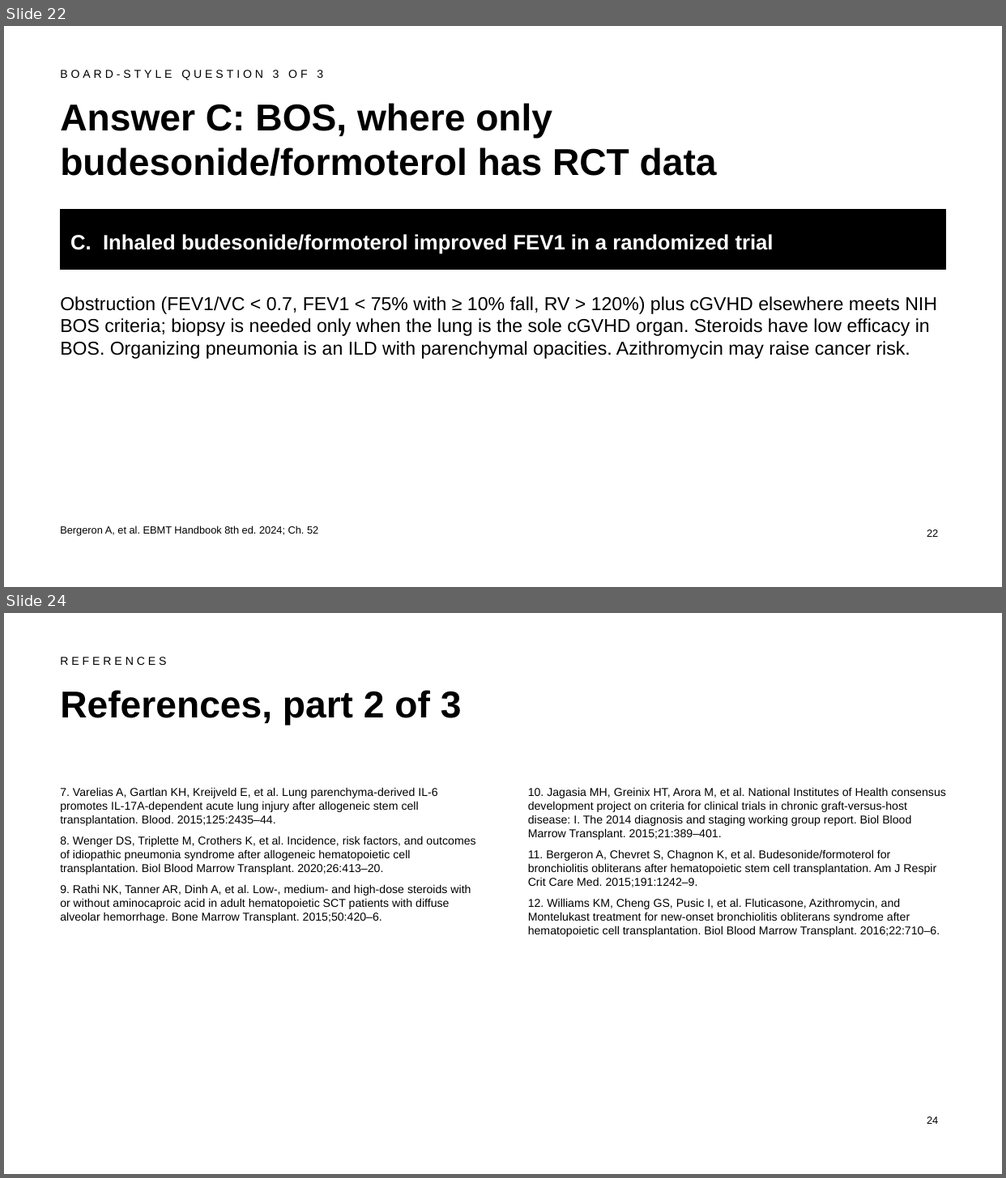
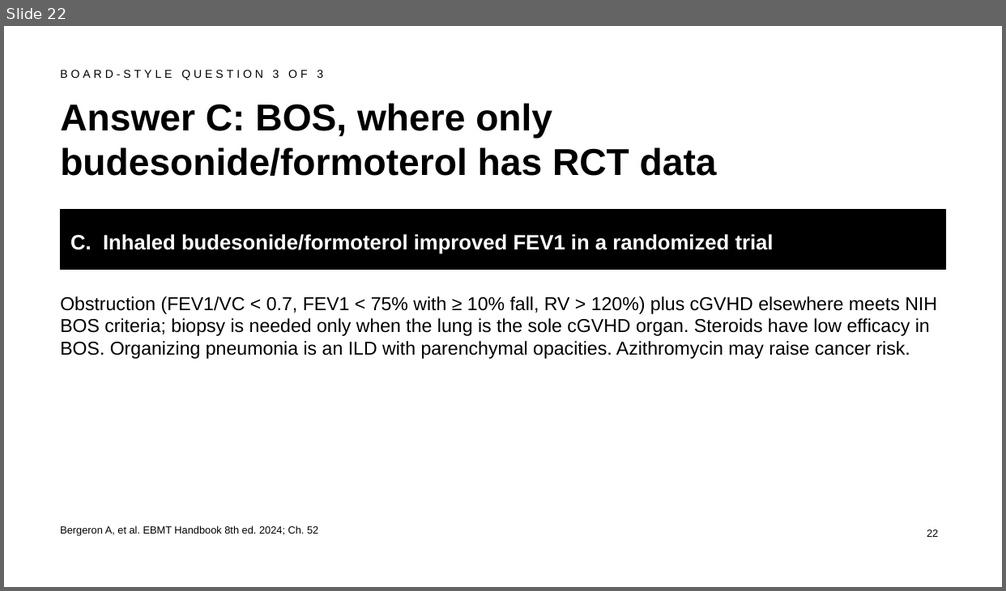
Before and after one commit to htlin222/ebmt-handbook-skill, a slide deck: slides/decks/s15-pulmonary.pptx. Shown one above the other, each under a label of ours: slides 22 and 24 before the commit, slide 22 after it; the slides between them are not shown. The pictures are 1006x1178 and 1006x591 pixels, drawn with LibreOffice and Linux fonts; fonts in the diff are those of the drawing. Boxes give left, top, right and bottom in pixels: in the first picture for what was removed or moved away, otherwise in the second. Text is boxed around its words. In the diff, an @@ line names an element or a change of style, - is before the commit and + after.

```diff
--- a/slides/decks/s15-pulmonary.pptx
+++ b/slides/decks/s15-pulmonary.pptx
@@ slide 24 removed at (4,613,1002,1174), background #FFFFFF @@
@@ text removed at (60,657,166,665) @@
-REFERENCES
@@ title removed at (60,690,462,726) @@
-References, part 2 of 3
@@ text removed at (60,787,475,923) @@
-7. Varelias A, Gartlan KH, Kreijveld E, et al. Lung parenchyma-derived IL-6 promotes IL-17A-dependent acute lung injury after allogeneic stem cell transplantation. Blood. 2015;125:2435–44.
-8. Wenger DS, Triplette M, Crothers K, et al. Incidence, risk factors, and outcomes of idiopathic pneumonia syndrome after allogeneic hematopoietic cell transplantation. Biol Blood Marrow Transplant. 2020;26:413–20.
-9. Rathi NK, Tanner AR, Dinh A, et al. Low-, medium- and high-dose steroids with or without aminocaproic acid in adult hematopoietic SCT patients with diffuse alveolar hemorrhage. Bone Marrow Transplant. 2015;50:420–6.
@@ text removed at (528,787,946,937) @@
-10. Jagasia MH, Greinix HT, Arora M, et al. National Institutes of Health consensus development project on criteria for clinical trials in chronic graft-versus-host disease: I. The 2014 diagnosis and staging working group report. Biol Blood Marrow Transplant. 2015;21:389–401.
-11. Bergeron A, Chevret S, Chagnon K, et al. Budesonide/formoterol for bronchiolitis obliterans after hematopoietic stem cell transplantation. Am J Respir Crit Care Med. 2015;191:1242–9.
-12. Williams KM, Cheng GS, Pusic I, et al. Fluticasone, Azithromycin, and Montelukast treatment for new-onset bronchiolitis obliterans syndrome after hematopoietic cell transplantation. Biol Blood Marrow Transplant. 2016;22:710–6.
@@ page number removed at (927,1117,938,1124) @@
-24
```
Also in this commit, not shown: 5 slides changed, 32 other files.
